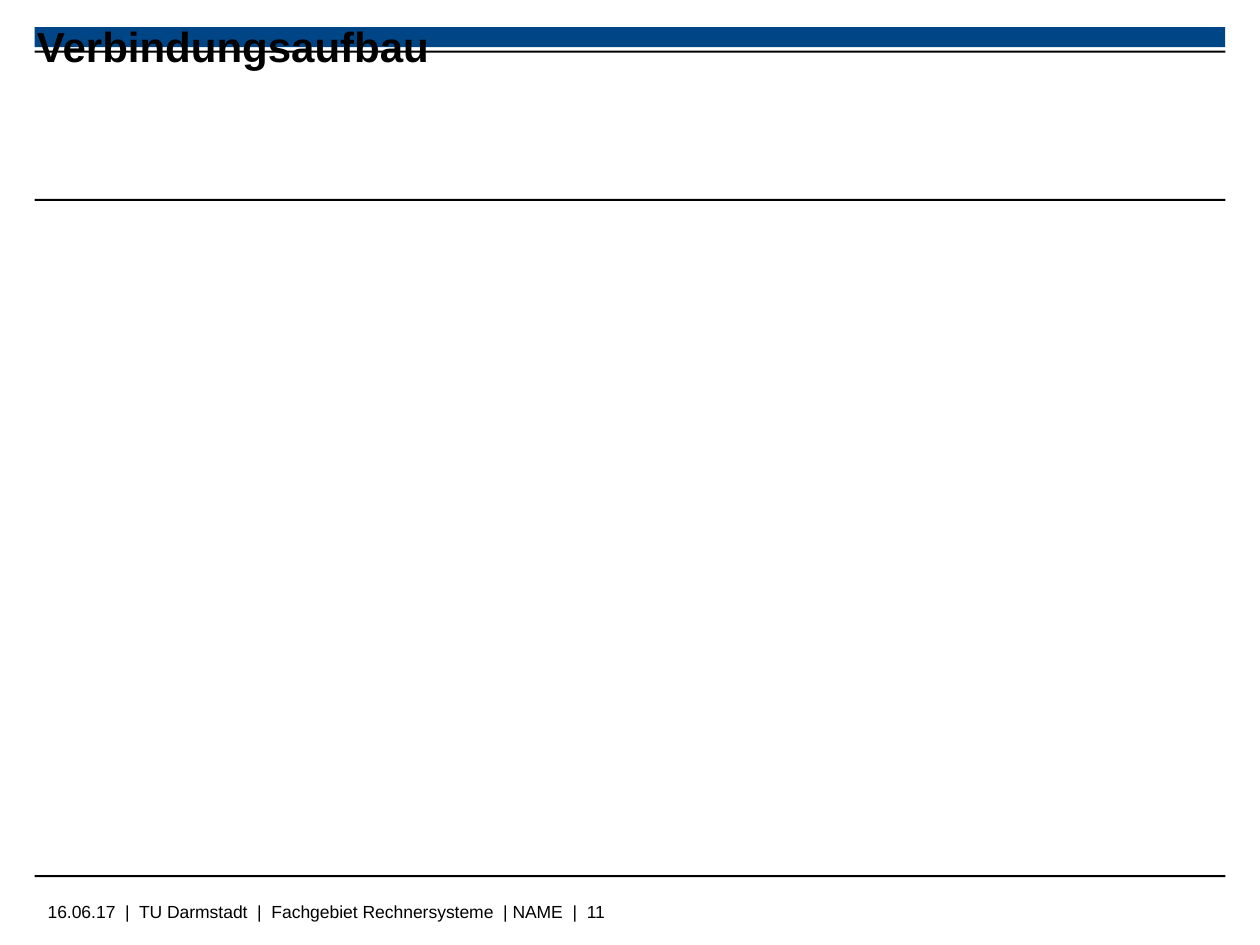
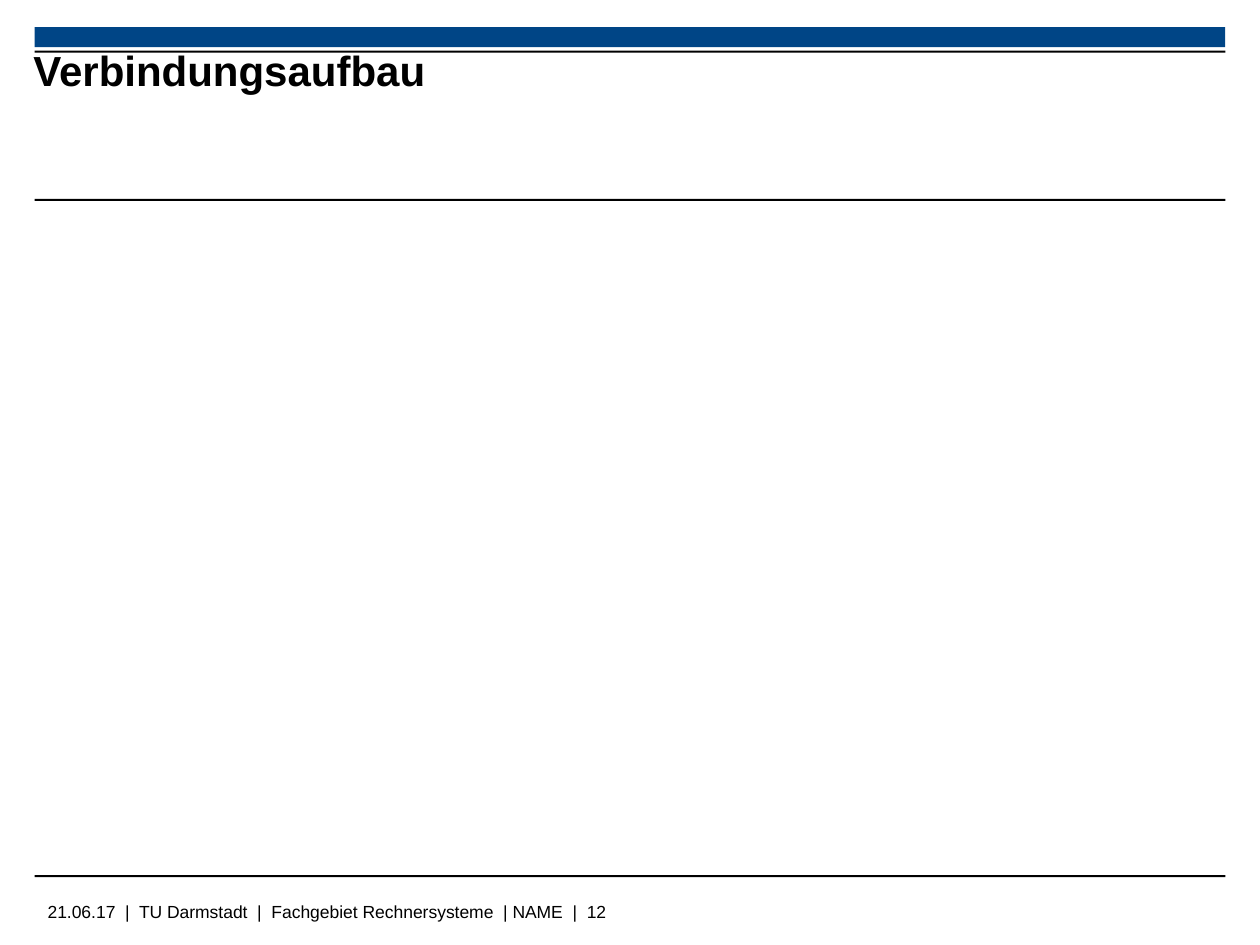
Before and after one commit to Wiero/Bachelorarbeit, a slide deck: slide 12 of Bachelorpräsenation.odp (slide 11 before the commit). Drawn at 1260x945 pixels with LibreOffice and Linux fonts; fonts in the diff are those of the drawing; background and template pictures are left out. Boxes give left, top, right and bottom in pixels: in the first picture for what was removed or moved away, otherwise in the second. Text is boxed around its words. In the diff, an @@ line names an element or a change of style, - is before the commit and + after.

```diff
--- a/Bachelorpräsenation.odp
+++ b/Bachelorpräsenation.odp
@@ title "Verbindungsaufbau" moved from (x1=37, y1=31, x2=429, y2=71) to (x1=33, y1=52, x2=425, y2=94) @@
@@ text at (x1=48, y1=905, x2=606, y2=922): text changed @@
-16.06.17 | TU Darmstadt | Fachgebiet Rechnersysteme | NAME | 11
+21.06.17 | TU Darmstadt | Fachgebiet Rechnersysteme | NAME | 12
```
Also in this commit, not shown: 3 other slides changed, 2 slides added, 1 slide removed, 1 other file.
